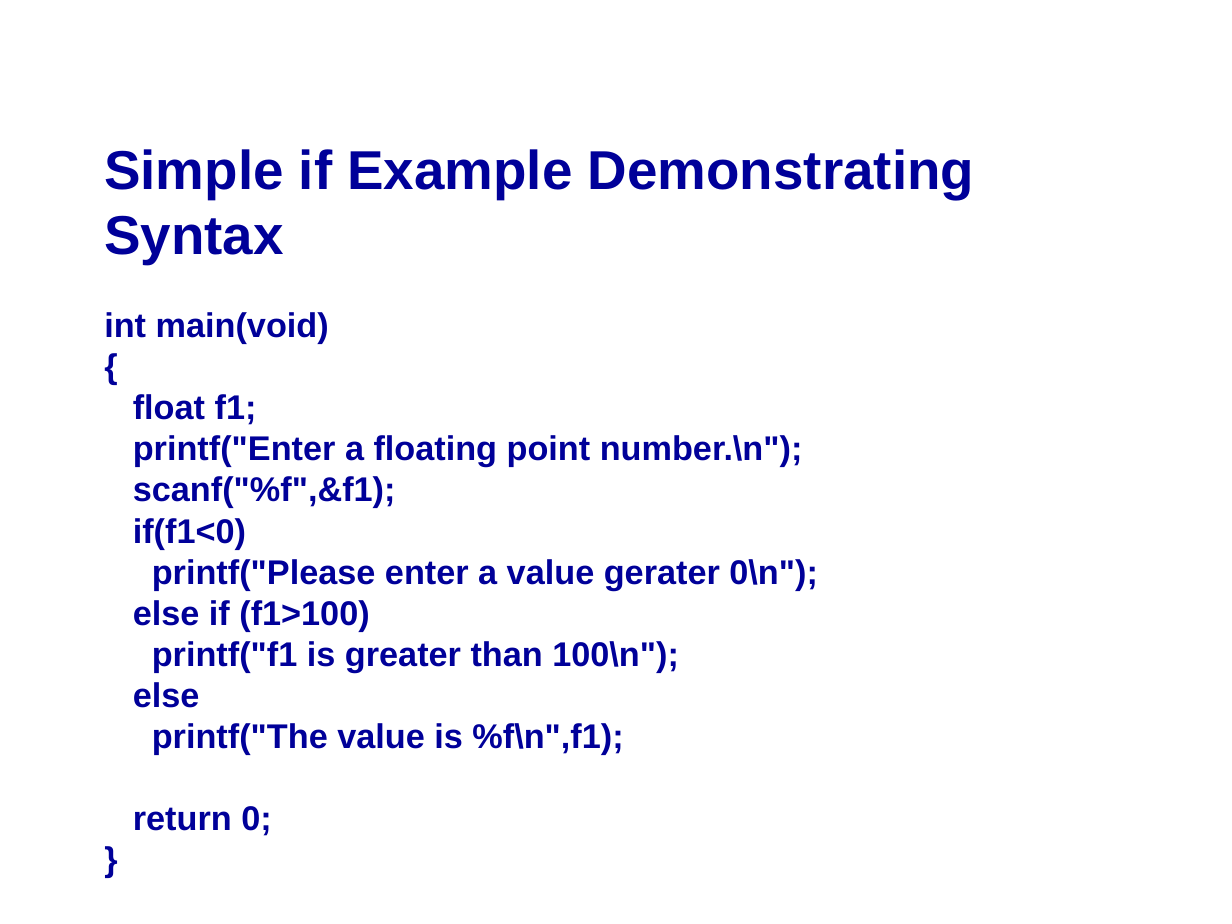
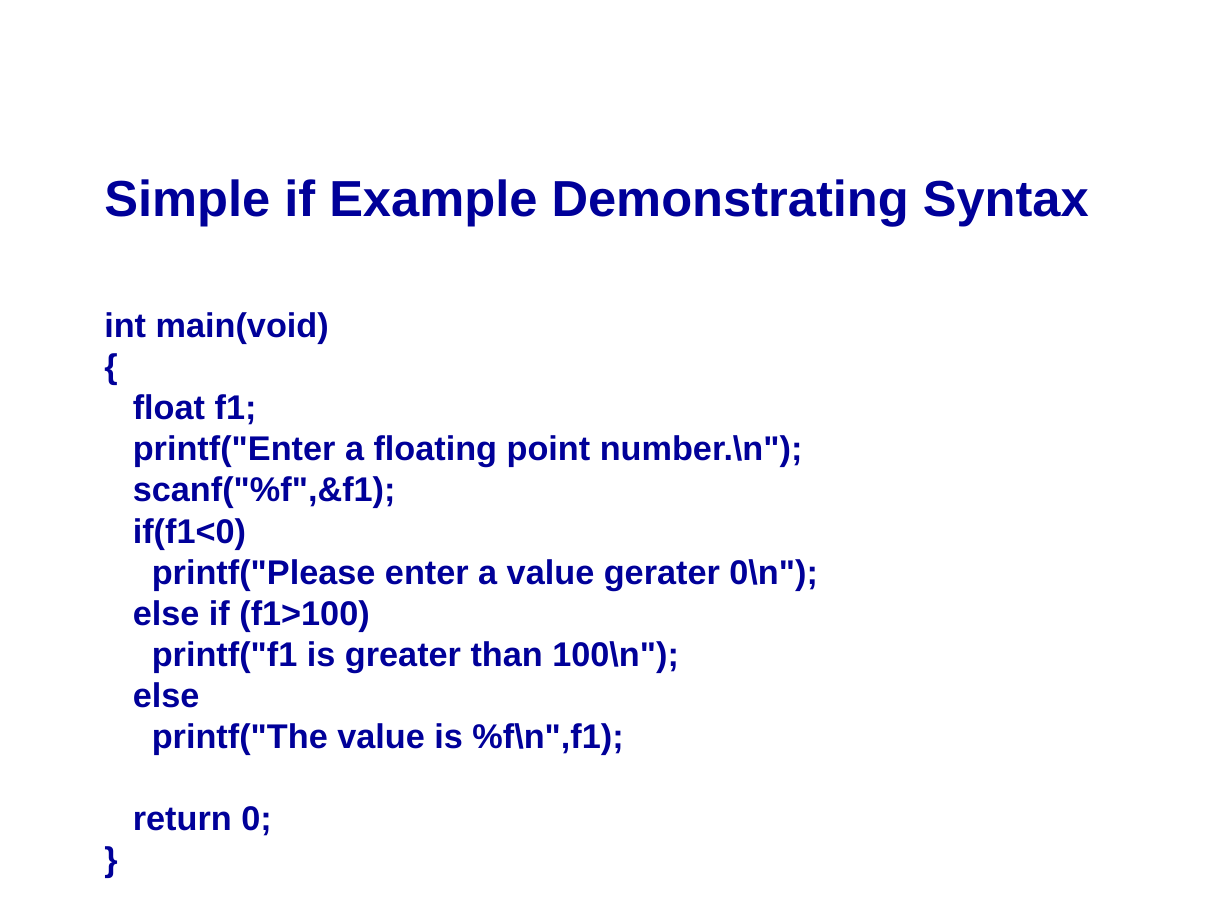
Before and after one commit to mikeg64/iome, a slide deck: slide 6 of src/examples/course/c/presentation/IntrotoC2.ppt. Drawn at 1232x924 pixels with LibreOffice and Linux fonts; fonts in the diff are those of the drawing; background and template pictures are left out. Boxes give left, top, right and bottom in pixels: in the first picture for what was removed or moved away, otherwise in the second. Text is boxed around its words. In the diff, an @@ line names an element or a change of style, - is before the commit and + after.

Commit message:
Basic examples added

```diff
--- a/src/examples/course/c/presentation/IntrotoC2.ppt
+++ b/src/examples/course/c/presentation/IntrotoC2.ppt
@@ text "Simple if Example Demonstrating Syntax" at (104, 179, 1089, 227): size 32 to 29.6 pt; line spacing 1 to 0.9 @@
```
Also in this commit, not shown: 1 other slide changed, 3 slides added, 7 other files.
